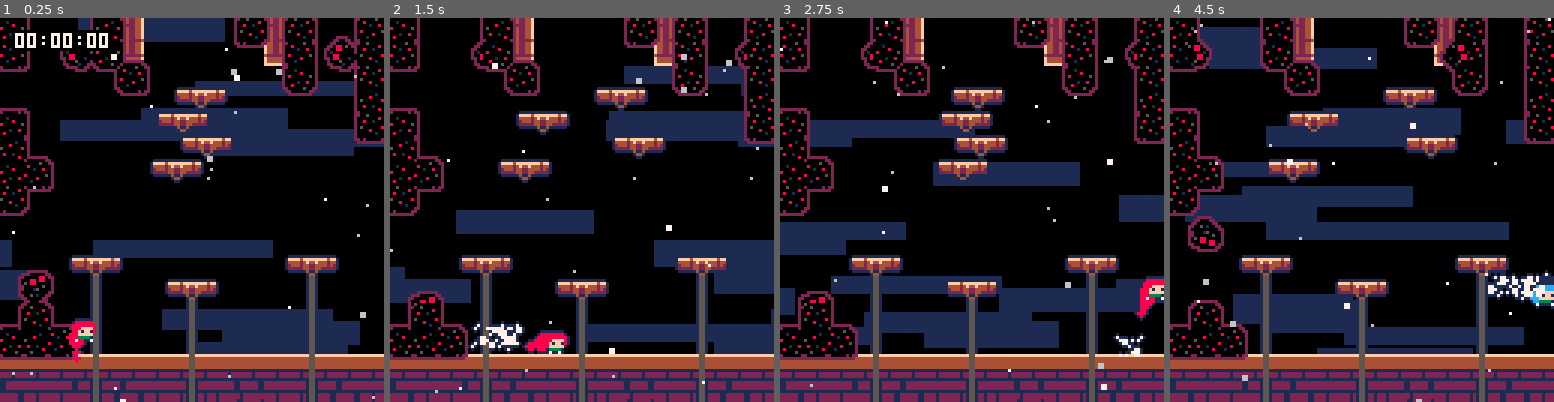
Above: before the commit, frames 1-4 (left to right).
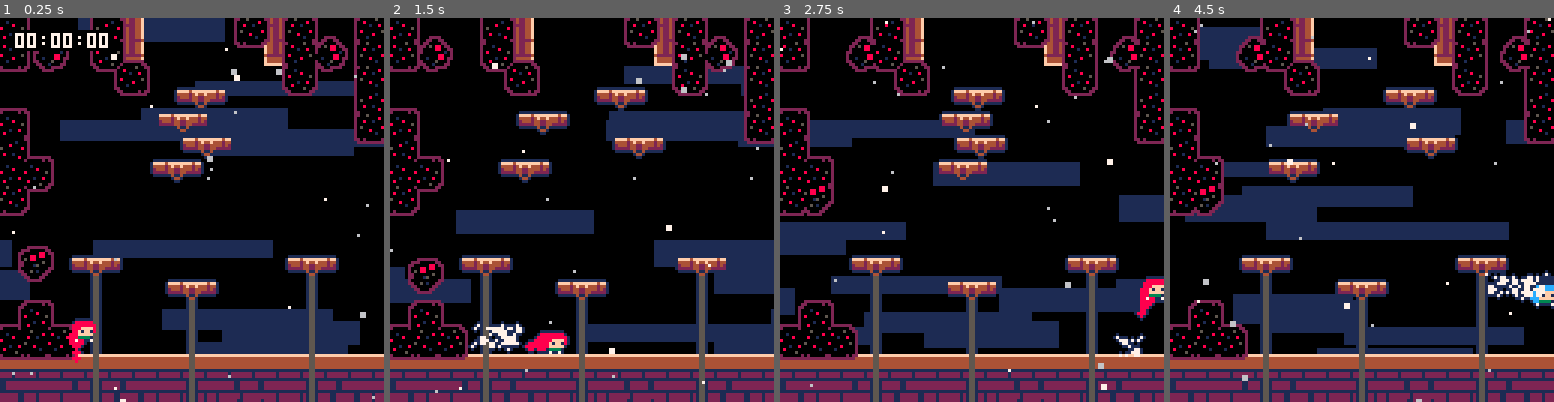
Above: after the commit, the same moments.

Repository: CelesteClassic/newleste.p8
Game: PICO-8 cartridge resort.p8
Two runs of this game, one before a commit and one after it. Both use one fixed random seed, a clock stepped at 60 frames per second and the inputs below.
Inputs:
- Up to frame 1 (0.25 s): no input
- Up to frame 2 (1.5 s): tap X (X key) at 0.33, 1.07 s; tap O (Z key) at 0.7 s
- Up to frame 3 (2.75 s): hold Right 1.6-2.1 s; tap O (Z key) at 1.7, 2.1, 2.5 s; tap X (X key) at 1.85 s; hold Up 2.15-2.42 s; hold Right from 2.47 s (still down)
- Up to frame 4 (4.5 s): tap O (Z key) every 0.4 s from 2.9 to 4.1 s; tap X (X key) at 2.97, 4.08 s; release Right at 3.03 s; hold Left 3.08-3.58 s; hold Down 3.63-3.97 s; hold Right from 4.02 s (still down)

The runs differ from the first frame. In frame 1, 1.8% of the frame differs, in the area x 4-93%, y 4-89%; in frame 2, 1.9%; in frame 3, 1.3%; in frame 4, 2.5%, in the area x 3-93%, y 4-89%.

Commit message:
Code reused from sawblades for movement

Diff:
--- a/resort.p8
+++ b/resort.p8
@@ -672,29 +672,30 @@
   init=function(_ENV)
     outline=false
     flip.x,flip.y=false,false
-    l,r,theta=0,0,0
     -- hitbox
     hitbox=rectangle(1,1,5,5)
     -- get type of fuzzy
     axis=(sprite==62 and "x") or (sprite==61 and "y") or "theta"
-    if axis~="theta" then
-      -- set r to this.x or this.y
-      r=_ENV[axis]
-      -- check if on wall
-      wall_dir=(is_solid(-2,0) and -1) or (is_solid(2,0) and 1) or (is_solid(0,3) and 2) or (is_solid(0,-2) and -2) or 0
-      on_wall=wall_dir~=0
-      -- grab max positions
-      while axis=="x" and not on_wall and r<lvl_pw and not fget(tile_at(r\8,y\8),0) and not fget(tile_at(r\8,y\8),6) or
-            axis=="y" and not on_wall and r<lvl_ph and not fget(tile_at(x\8,r\8),0) and not fget(tile_at(x\8,r\8),6) or
-            axis=="x" and on_wall and r<lvl_pw and fget(tile_at(r\8,(y\8)+(wall_dir\2)),0) and not fget(tile_at(r\8,y\8),0) and not fget(tile_at(r\8,y\8),6) or
-            axis=="y" and on_wall and r<lvl_ph and fget(tile_at((x\8)+wall_dir,r\8),0) and not fget(tile_at(x\8,r\8),0) and not fget(tile_at(x\8,r\8),6) do
+    r, l = _ENV[axis], _ENV[axis]
+    if sprite%2==0 then
+      while axis=="x" and r<lvl_pw and not fget(tile_at(r\8,y\8),0) and not fget(tile_at(r\8,y\8),6) or
+            axis=="y" and r<lvl_ph and not fget(tile_at(x\8,r\8),0) and not fget(tile_at(x\8,r\8),6) do
         r+=8
       end
-      -- set max positions
-      _ENV[axis]-=4
-      l=_ENV[axis]
-      r=r-12
-    end
+      r-=8
+      dir=1
+    else
+      while axis=="x" and l>=0 and not fget(tile_at(l\8,y\8),0) and not fget(tile_at(l\8,y\8),6) or
+            axis=="y" and l>=0 and not fget(tile_at(x\8,l\8),0) and not fget(tile_at(x\8,l\8),6) do
+          l-=8
+      end
+      l+=8
+      dir=-1
+    end
+
+    scale=(r-l)/32 --scale speed by distance
+    t=0 -- movement based on time
+
     for o in all(objects) do
       if o.type==fuzzy_drawer then
         return
@@ -703,26 +704,11 @@
     init_object(fuzzy_drawer,0,0)
   end,
   update=function(_ENV)
-    if axis=="y" then
-      flip.y=f_dir==1
-    elseif axis=="x" then
-      flip.x=f_dir==-1
-    end
-    if axis=="x" or axis=="y" then -- at maxes flip direction and slow down
-      speed=3
-      -- if past the limits and moving too fast, slow down and change direction quickly
-      if _ENV[axis]>=r then
-        f_dir=-1 --this.spd.x,this.spd.y=0,0
-        if spd[axis]>0 then spd[axis]=appr(spd[axis],0,0.4)
-        else spd[axis]=appr(spd[axis],speed*f_dir,0.4) end
-      elseif _ENV[axis]<=l then
-        f_dir=1 --this.spd.x,this.spd.y=0,0
-        if spd[axis]<0 then spd[axis]=appr(spd[axis],0,0.4)
-        else spd[axis]=appr(spd[axis],speed*f_dir,0.4) end
-      else
-        spd[axis]=appr(spd[axis],speed*f_dir,0.4)
-      end
-    --else if axis=="theta" then -- rotating fuzzies (TODO)
+    t+=1
+    spd[axis]=mid(appr(spd[axis],2*dir*scale,0.4*scale),l-_ENV[axis],r-_ENV[axis])
+    if t==27 then
+      dir*=-1
+      t=0
     end
     local hit=player_here()
     if hit then
@@ -1613,7 +1599,7 @@
 0000000000000000000000000000000000000000000000000000000000000000000000000000000000000000000000000000000000000000000000000000000000000000000000000000000000000000000000000000000000000000000000000000000000000000000000000000000000000000000000000000000000000000
 __map__
 3f0000003f30000000003f303f00003f25202525282525252600000024253838000000000000000000000000000000000000000000000000000000000000000000000000000000000000000000000000000000000000000000000000000000000000000000000000000000000000000000000000000000000000000000000000
-3f003e003f370000000000373f3e003f25252828252525252600000024253825000000000000000000000000000000000000000000000000000000000000000000000000000000000000000000000000000000000000000000000000000000000000000000000000000000000000000000000000000000000000000000000000
+3f3e00003f370000000000373f3e003f25252828252525252600000024253825000000000000000000000000000000000000000000000000000000000000000000000000000000000000000000000000000000000000000000000000000000000000000000000000000000000000000000000000000000000000000000000000
 00000000003f0000000000003f00003f25252820252532323300000024253825000000000000000000000000000000000000000000000000000000000000000000000000000000000000000000000000000000000000000000000000000000000000000000000000000000000000000000000000000000000000000000000000
 000000000000002d0000002f0000003f25323232322600000000000024252828000000000000000000000000000000000000000000000000000000000000000000000000000000000000000000000000000000000000000000000000000000000000000000000000000000000000000000000000000000000000000000000000
 3f0000002f0000002e0000000000003f26000000003000000000000024252525000000000000000000000000000000000000000000000000000000000000000000000000000000000000000000000000000000000000000000000000000000000000000000000000000000000000000000000000000000000000000000000000
@@ -1622,8 +1608,8 @@
 3f000000000000000000000000000000260000000000000000133132323232382600000000000024260000001d0000240000000000000000000000000000000000000000000000000000000000000000000000000000000000000000000000000000000000000000000000000000000000000000000000000000000000000000
 0000000000000000000000000000000026000000000000000000111111111324260000000000002426000010101010240000000000000000000000000000000000000000000000000000000000000000000000000000000000000000000000000000000000000000000000000000000000000000000000000000000000000000
 0000000000000000000000000000000026000000000000000000000000001324260000000001002426000021222222000000000000000000000000000000000000000000000000000000000000000000000000000000000000000000000000000000000000000000000000000000000000000000000000000000000000000000
-003d001d00000000000000001d0000002600000000000000000000001d001324260000003435353233000031320000000000000000000000000000000000000000000000000000000000000000000000000000000000000000000000000000000000000000000000000000000000000000000000000000000000000000000000
-000000000000001d0000000000000000260000000000000000000000000c1324260000001111111111000011112400000000000000000000000000000000000000000000000000000000000000000000000000000000000000000000000000000000000000000000000000000000000000000000000000000000000000000000
+0000001d00000000000000001d0000002600000000000000000000001d001324260000003435353233000031320000000000000000000000000000000000000000000000000000000000000000000000000000000000000000000000000000000000000000000000000000000000000000000000000000000000000000000000
+003d00000000001d0000000000000000260000000000000000000000000c1324260000001111111111000011112400000000000000000000000000000000000000000000000000000000000000000000000000000000000000000000000000000000000000000000000000000000000000000000000000000000000000000000
 003f000000000000000000000000000026000000010000000000001010101024260000000000000000000000132400000000000000000000000000000000000000000000000000000000000000000000000000000000000000000000000000000000000000000000000000000000000000000000000000000000000000000000
 3f3f3f010000000000000000000000003822231415162123000000212222222026002d00000000000000002f132400000000000000000000000000000000000000000000000000000000000000000000000000000000000000000000000000000000000000000000000000000000000000000000000000000000000000000000
 2222222222222222222222222222222225252600000024261010102425252525260000000000000000000000132400000000000000000000000000000000000000000000000000000000000000000000000000000000000000000000000000000000000000000000000000000000000000000000000000000000000000000000
